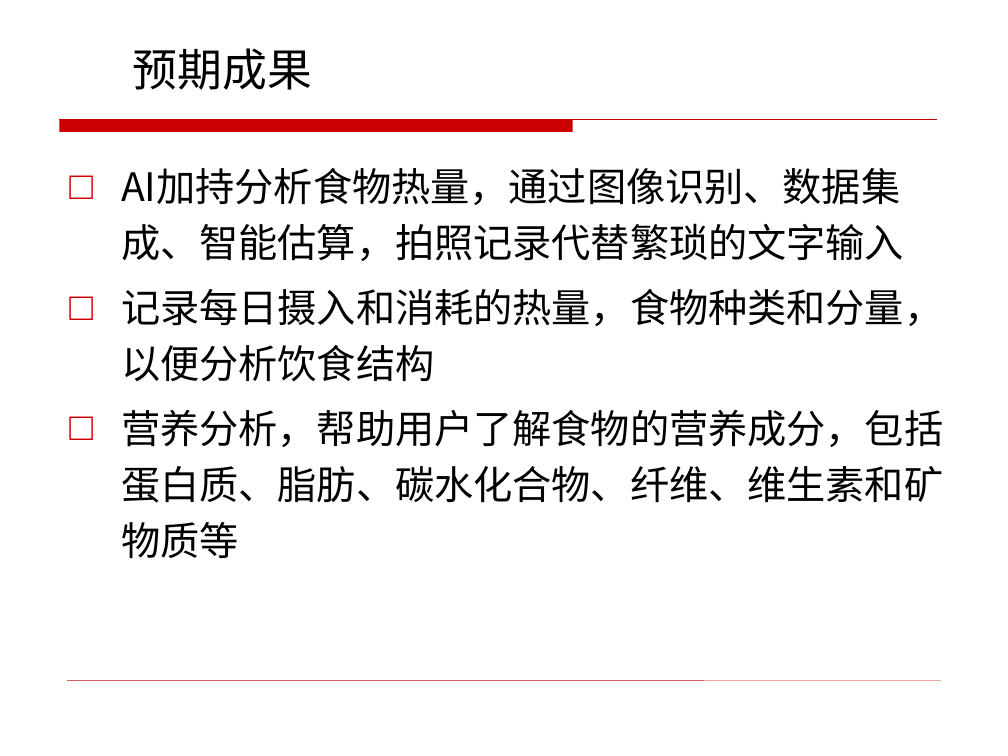
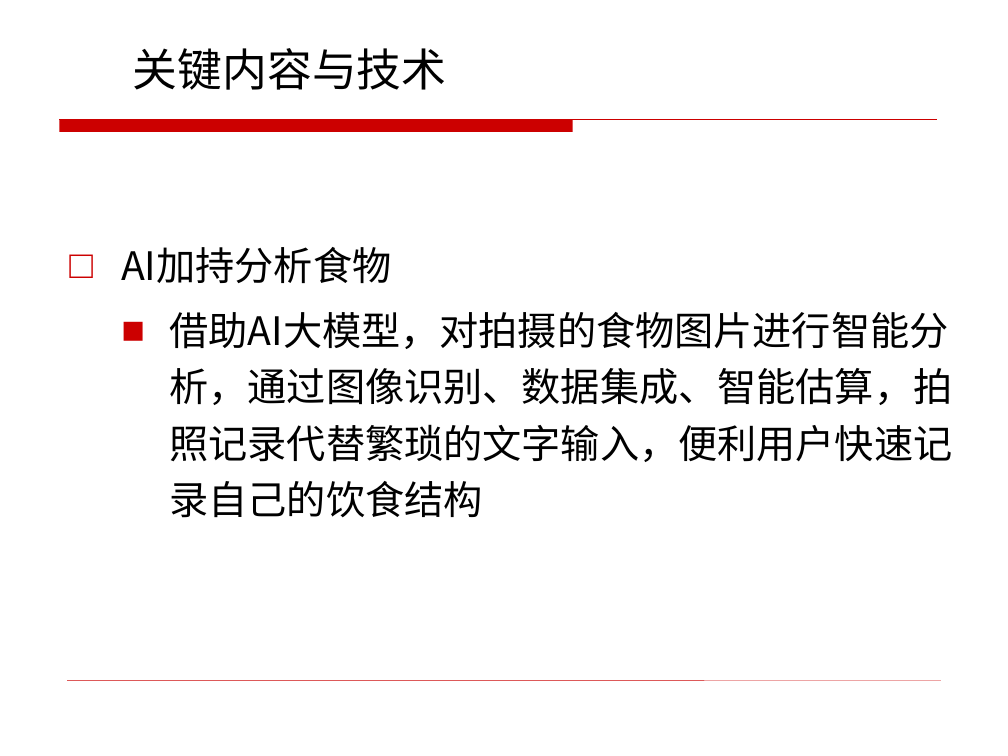
Before and after one commit to bensaku/ikun-home, a slide deck: slide 6 of 毕业设计/附件1：软件学院本科毕业设计汇报检查PPT模版（第1次）.pptx (slide 5 before the commit). Drawn at 1008x756 pixels with LibreOffice and Linux fonts; fonts in the diff are those of the drawing; background and template pictures are left out. Boxes give left, top, right and bottom in pixels: in the first picture for what was removed or moved away, otherwise in the second. Text is boxed around its words. In the diff, an @@ line names an element or a change of style, - is before the commit and + after.

```diff
--- a/毕业设计/附件1：软件学院本科毕业设计汇报检查PPT模版（第1次）.pptx
+++ b/毕业设计/附件1：软件学院本科毕业设计汇报检查PPT模版（第1次）.pptx
@@ title at box(133, 48, 447, 90): text changed @@
-预期成果
+关键内容与技术
@@ text at box(121, 247, 952, 518): text changed @@
-□ AI加持分析食物热量，通过图像识别、数据集成、智能估算，拍照记录代替繁琐的文字输入
-□ 记录每日摄入和消耗的热量，食物种类和分量，以便分析饮食结构
-□ 营养分析，帮助用户了解食物的营养成分，包括蛋白质、脂肪、碳水化合物、纤维、维生素和矿物质等
+□ AI加持分析食物
+  ■ 借助AI大模型，对拍摄的食物图片进行智能分析，通过图像识别、数据集成、智能估算，拍照记录代替繁琐的文字输入，便利用户快速记录自己的饮食结构
```
Also in this commit, not shown: 2 other slides changed, 2 slides added.
